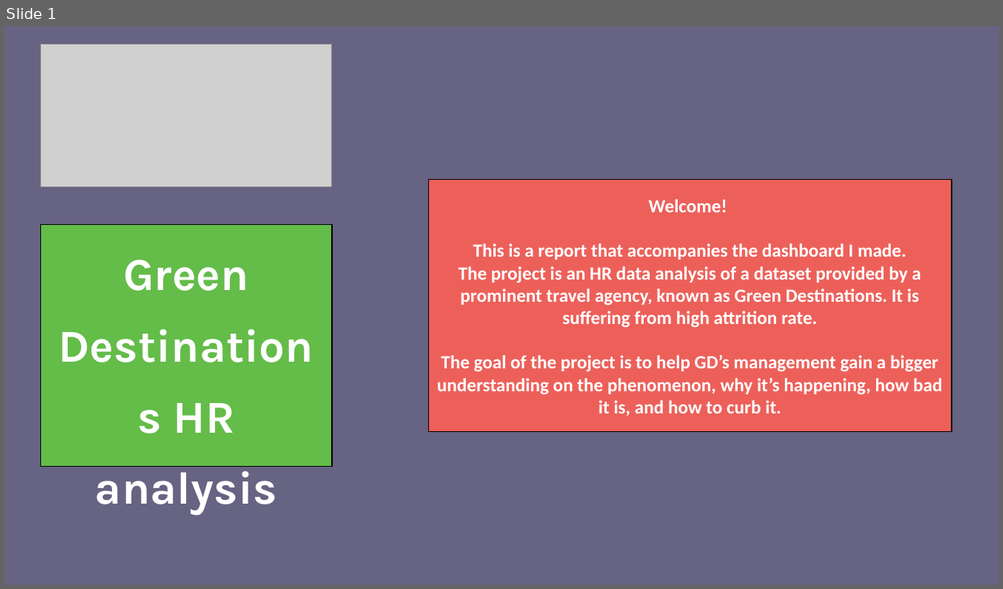
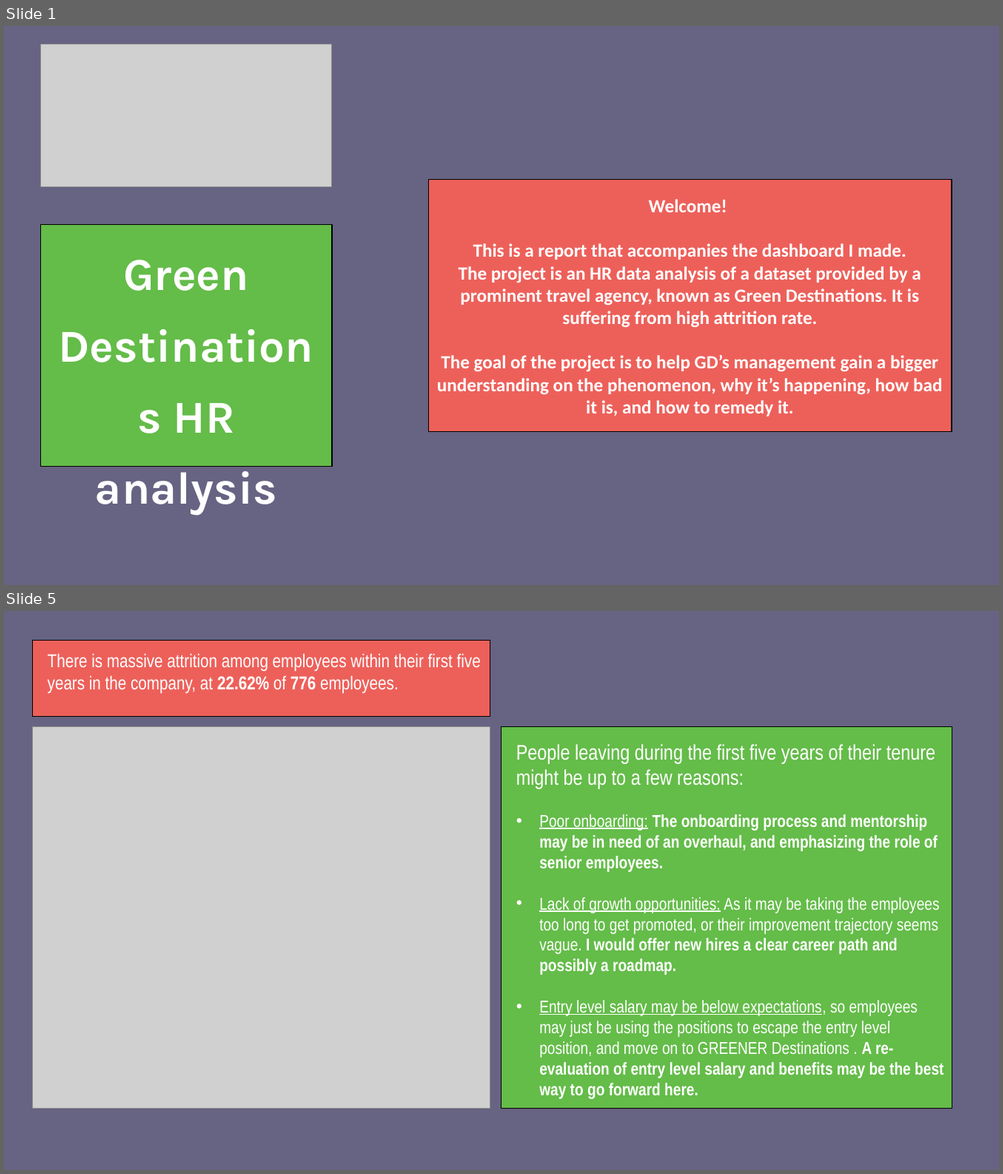
Before and after one commit to khaled-mehizel/HR-analysis, a slide deck: Report/GD HR report.pptx. Shown one above the other, each under a label of ours: slide 1 before the commit, slides 1 and 5 after it; the slides between them are not shown. The pictures are 1003x589 and 1003x1174 pixels, drawn with LibreOffice and Linux fonts; fonts in the diff are those of the drawing; grey boxes stand for pictures. Boxes give left, top, right and bottom in pixels: in the first picture for what was removed or moved away, otherwise in the second. Text is boxed around its words. In the diff, an @@ line names an element or a change of style, - is before the commit and + after.

```diff
--- a/Report/GD HR report.pptx
+++ b/Report/GD HR report.pptx
@@ slide 5 added at (x1=4, y1=611, x2=999, y2=1170), background #676382 @@
@@ rectangle added at (x1=33, y1=640, x2=489, y2=716), fill #ED605A, outline #000000 0.75 pt, 18 pt, text #FFFFFF @@
+There is massive attrition among employees within their first five years in the company, at 22.62% of 776 employees.
@@ picture added at (x1=33, y1=727, x2=489, y2=1109) @@
@@ rectangle added at (x1=502, y1=727, x2=952, y2=1109), fill #64BC49, outline #000000 0.75 pt, 16.6 pt, text #FFFFFF @@
+People leaving during the first five years of their tenure might be up to a few reasons:
+• Poor onboarding: The onboarding process and mentorship may be in need of an overhaul, and emphasizing the role of senior employees.
+• Lack of growth opportunities: As it may be taking the employees too long to get promoted, or their improvement trajectory seems vague. I would offer new hires a clear career path and possibly a roadmap.
+• Entry level salary may be below expectations, so employees may just be using the positions to escape the entry level position, and move on to GREENER Destinations . A re-evaluation of entry level salary and benefits may be the best way to go forward here.
@@ slide 1 changed as well @@
@@ text in rectangle at (x1=437, y1=355, x2=942, y2=417): text changed @@
-The goal of the project is to help GD’s management gain a bigger understanding on the phenomenon, why it’s happening, how bad it is, and how to curb it.
+The goal of the project is to help GD’s management gain a bigger understanding on the phenomenon, why it’s happening, how bad it is, and how to remedy it.
```
Also in this commit, not shown: 7 other slides added, 6 slides removed, 4 other files.
